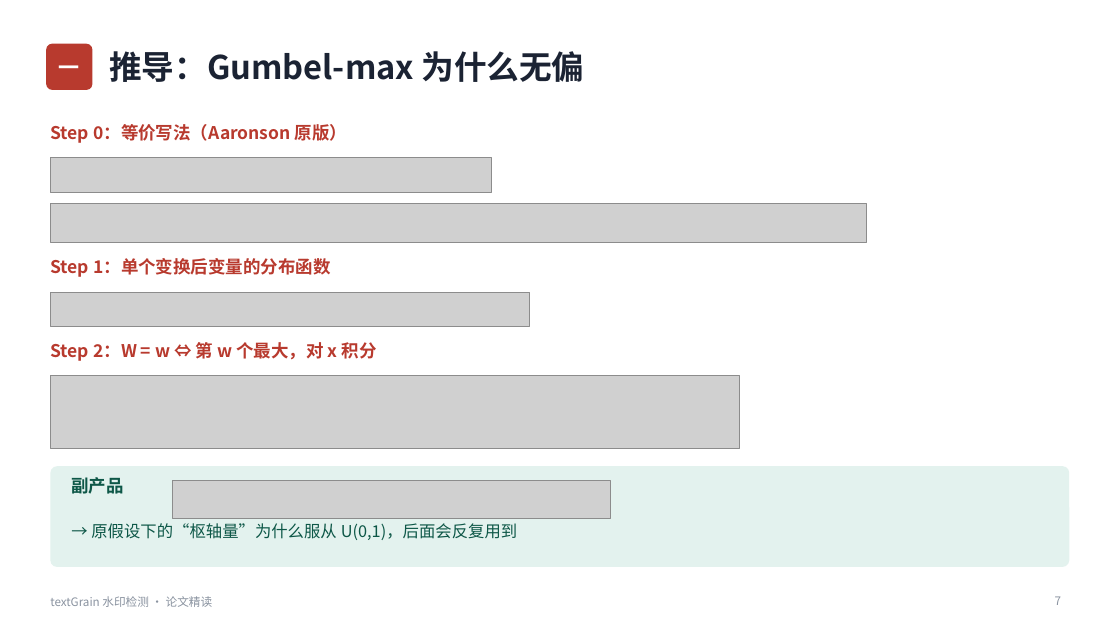
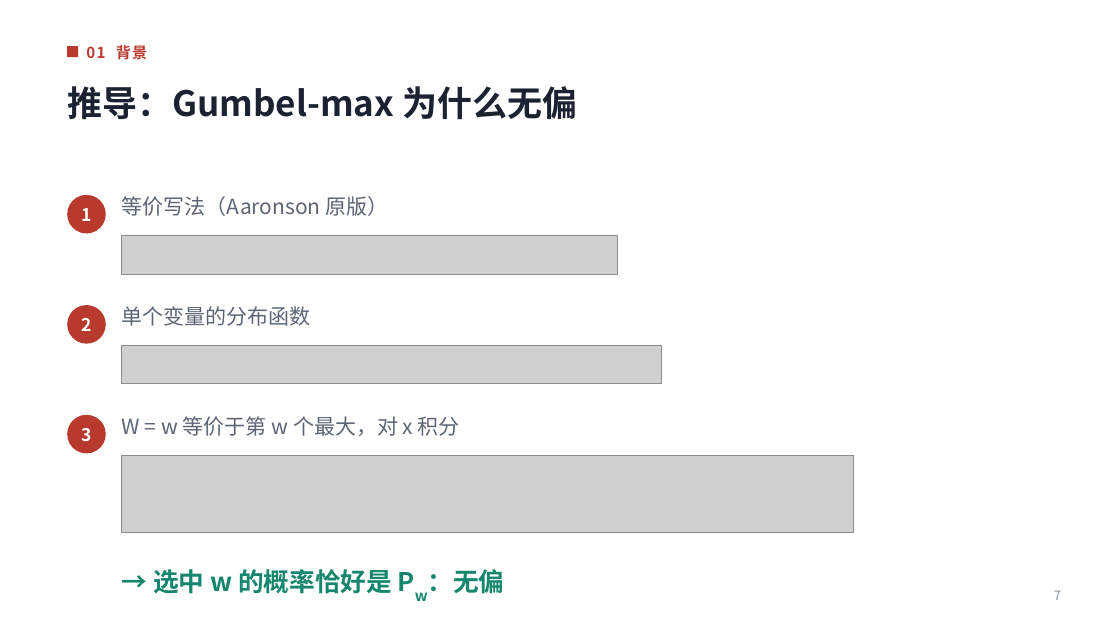
Before and after one commit to huyhoang345txt-arch/ppt, a slide deck: slide 7 of textGrain水印检测_论文精读.pptx. Drawn at 1120x630 pixels with LibreOffice and Linux fonts; fonts in the diff are those of the drawing; grey boxes stand for pictures. Boxes give left, top, right and bottom in pixels: in the first picture for what was removed or moved away, otherwise in the second. Text is boxed around its words. In the diff, an @@ line names an element or a change of style, - is before the commit and + after.

```diff
--- a/textGrain水印检测_论文精读.pptx
+++ b/textGrain水印检测_论文精读.pptx
@@ rounded rectangle removed at (46,44,92,90) @@
-一
@@ rectangle added at (67,46,78,57), fill #B83A2E @@
@@ text added at (86,45,147,60), 13 pt, text #B83A2E, bold @@
+01 背景
@@ title "推导：Gumbel-max 为什么无偏": place and size @@
-title "推导：Gumbel-max 为什么无偏" at (109,51,584,82)
+title "推导：Gumbel-max 为什么无偏" at (67,86,577,120)
@@ title "推导：Gumbel-max 为什么无偏" at (67,86,577,120): size 28 to 30 pt @@
@@ picture removed at (50,203,866,242) @@
@@ ellipse added at (67,195,106,234), fill #B83A2E, 15 pt, text #FFFFFF, bold @@
+1
@@ text at (122,196,388,216): text changed; size 15 to 18 pt; text colour #B83A2E to #5B6575; bold off @@
-Step 0：等价写法（Aaronson 原版）
+等价写法（Aaronson 原版）
@@ picture: place and size @@
-picture at (50,158,492,192)
+picture at (122,235,618,274)
@@ ellipse added at (67,305,106,344), fill #B83A2E, 15 pt, text #FFFFFF, bold @@
+2
@@ text at (122,306,311,326): text changed; size 15 to 18 pt; text colour #B83A2E to #5B6575; bold off @@
-Step 1：单个变换后变量的分布函数
+单个变量的分布函数
@@ picture: place and size @@
-picture at (50,292,530,327)
+picture at (122,345,661,384)
@@ ellipse added at (67,415,106,454), fill #B83A2E, 15 pt, text #FFFFFF, bold @@
+3
@@ text at (122,416,460,436): text changed; size 15 to 18 pt; text colour #B83A2E to #5B6575; bold off @@
-Step 2：W = w ⇔ 第 w 个最大，对 x 积分
+W = w 等价于第 w 个最大，对 x 积分
@@ rounded rectangle removed at (50,466,1070,567) @@
@@ text removed at (71,477,123,494) @@
-副产品
@@ picture: place and size @@
-picture at (50,376,739,448)
+picture at (122,455,854,533)
@@ picture removed at (172,481,610,518) @@
@@ text at (153,569,505,594): text changed; size 14 to 22 pt; text colour #0D5747 to #16866E; bold on @@
-→ 原假设下的“枢轴量”为什么服从 U(0,1)，后面会反复用到
+→ 选中 w 的概率恰好是 Pw：无偏
@@ text removed at (50,596,213,607) @@
-textGrain 水印检测 · 论文精读
@@ page number at (1054,590,1061,600): size 10 to 11 pt @@
```
Also in this commit, not shown: 24 other slides changed, 6 slides added, 6 slides removed.
